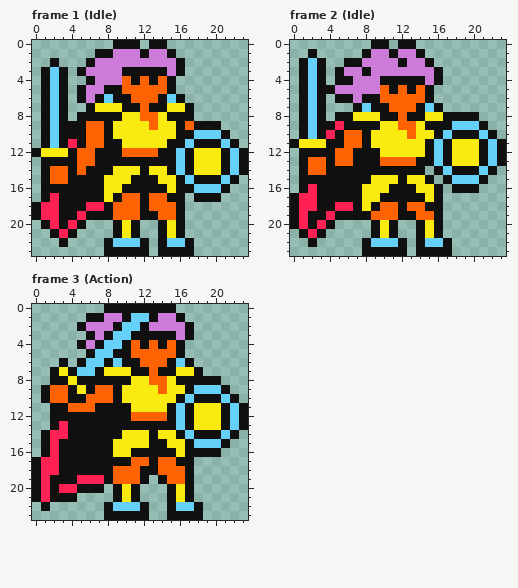
Two states of a pixel-art file, raw/graphics/actors/warrior_maiden.aseprite. That is the earlier state.
24x24 pixels, 3 frames. Shown: frame 1 (Idle), frame 2 (Idle), frame 3 (Action).
The same view after the edit:
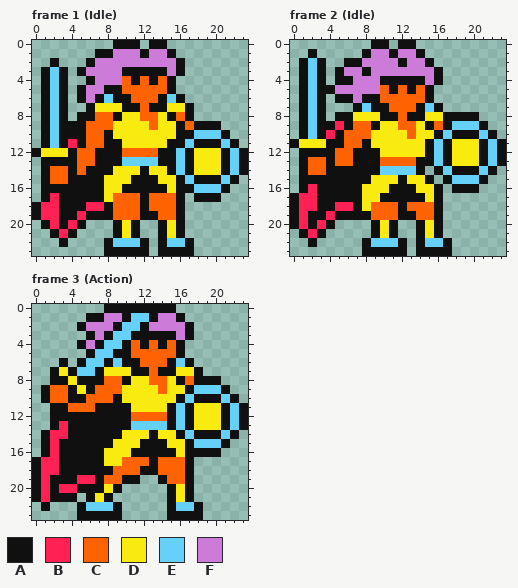
Palette (. is transparent): A #101010  B #ff2153  C #ff6200  D #f9eb0f  E #65d1f8  F #cc7bd8
What changed:
--- frame 1 (Idle), layers "Arms", "Torso", "Legs"
@@ x 5..18 @@
  7 .ADDDAACAADDA.
- 8 AAAAADDCCDAAA.
- 9 ACCADDDDCDDACA
+ 8 AACCADDCCDACA.
+ 9 ACCCDDDDCDDACA
 10 ACCADDDDDDDAAE
@@ x 8..15 @@
 12 AACCCCAA
-13 AAAAAAAA
+13 AAEEEEAA
 14 ADDDADDA
@@ x 7..17 @@
 16 ADDAAAAADAA
-17 ADACCACCAA.
+17 ADCCCACCCA.
 18 BACCCACCCA.
--- frame 2 (Idle), layers "Arms", "Torso", "Legs"
@@ x 5..18 @@
  8 AADDDAACAADDAA
- 9 BAAAADDCCDAAAE
-10 ACCADDDDCDDAEA
+ 9 BACCADDCCDACAE
+10 ACCCDDDDCDDAEA
 11 ACCADDDDDDAEAD
@@ x 8..15 @@
 13 AACCCCAA
-14 AAAAAAA.
+14 AAEEEEA.
 15 ADDDADDA
@@ x 7..17 @@
 17 ADDAAAAADA.
-18 ADACCACCAA.
+18 ADCCCACCCA.
 19 AACCCAACCA.
--- frame 3 (Action), layers "Arms", "Torso", "Legs"
@@ x 6..19 @@
  7 EADDDAACAADDA.
- 8 AAAAADDCCDAAAA
- 9 ACCADDDDCDDAEE
+ 8 AACCADDCCDACAA
+ 9 ACCCDDDDCDDAEE
 10 CCCADDDDDDAEAA
@@ x 3..18 @@
 12 AAAAAAAACCCCAEAD
-13 BAAAAAAAAAAAAEAD
+13 BAAAAAAAEEEEAEAD
 14 BAAAAAADDDADDAEA
-15 AAAAAADDDDAADDAE
-16 AAAAAADDAAAAADAA
-17 AAAAAAAACCACCAA.
+15 AAAAAADDDAAADDAE
+16 AAAAADDDAAAAADAA
+17 AAAAADDCCCACCCA.
 18 AAAAAACCCAACCCA.
-19 AABBBACCCA.ACCA.
-20 BBAAA.ADA...ADA.
-21 AA....ADA...ADA.
-22 .....AEEEA..AEEA
-23 .....AAAAA..AAAA
+19 AABBACCAA..ACCA.
+20 BBAAADA.....ADA.
+21 AA.ADA......ADA.
+22 ..AEEEA.....AEEA
+23 ..AAAAA.....AAAA
